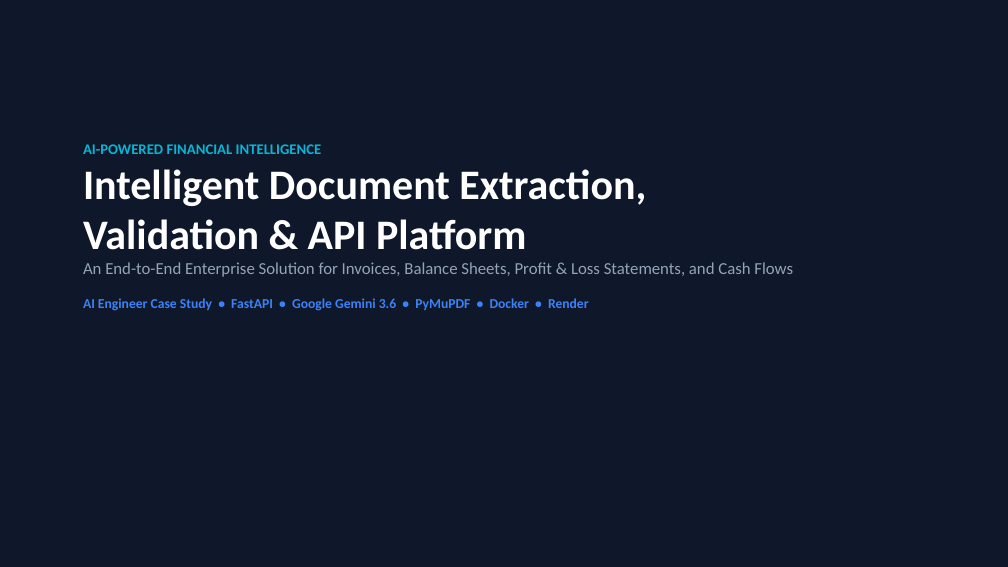
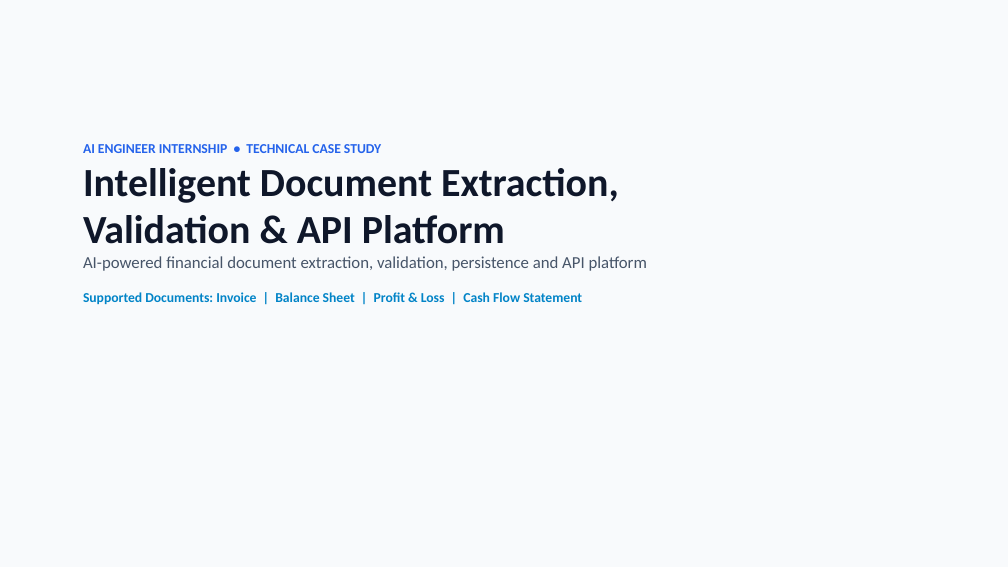
Before and after one commit to Pownkumar-g/Document-intelligence-platform, a slide deck: slide 1 of docs/AI_Document_Intelligence_Platform_Presentation.pptx. Drawn at 1008x567 pixels with LibreOffice and Linux fonts; fonts in the diff are those of the drawing. Boxes give left, top, right and bottom in pixels: in the first picture for what was removed or moved away, otherwise in the second. Text is boxed around its words. In the diff, an @@ line names an element or a change of style, - is before the commit and + after.

Commit message:
Add official technical case study presentation (PDF & PPTX) and architecture diagram

```diff
--- a/docs/AI_Document_Intelligence_Platform_Presentation.pptx
+++ b/docs/AI_Document_Intelligence_Platform_Presentation.pptx
@@ rectangle at [0, 0, 1008, 567]: fill #0F172A to #F8FAFC @@
@@ text at [83, 144, 381, 153]: text changed; size 14 to 13 pt; text colour #06B6D4 to #2563EB @@
-AI-POWERED FINANCIAL INTELLIGENCE
+AI ENGINEER INTERNSHIP • TECHNICAL CASE STUDY
@@ text at [83, 168, 619, 244]: size 40 to 38 pt, text colour #FFFFFF to #0F172A in "Intelligent Document Extraction, Validation & API Platform" @@
@@ text at [83, 256, 647, 304]: text changed; text colour #94A3B8 to #475569 @@
-An End-to-End Enterprise Solution for Invoices, Balance Sheets, Profit & Loss Statements, and Cash Flows
-AI Engineer Case Study • FastAPI • Google Gemini 3.6 • PyMuPDF • Docker • Render
+AI-powered financial document extraction, validation, persistence and API platform
+Supported Documents: Invoice | Balance Sheet | Profit & Loss | Cash Flow Statement
```
Also in this commit, not shown: 11 slides added, 10 slides removed, 3 other files.
